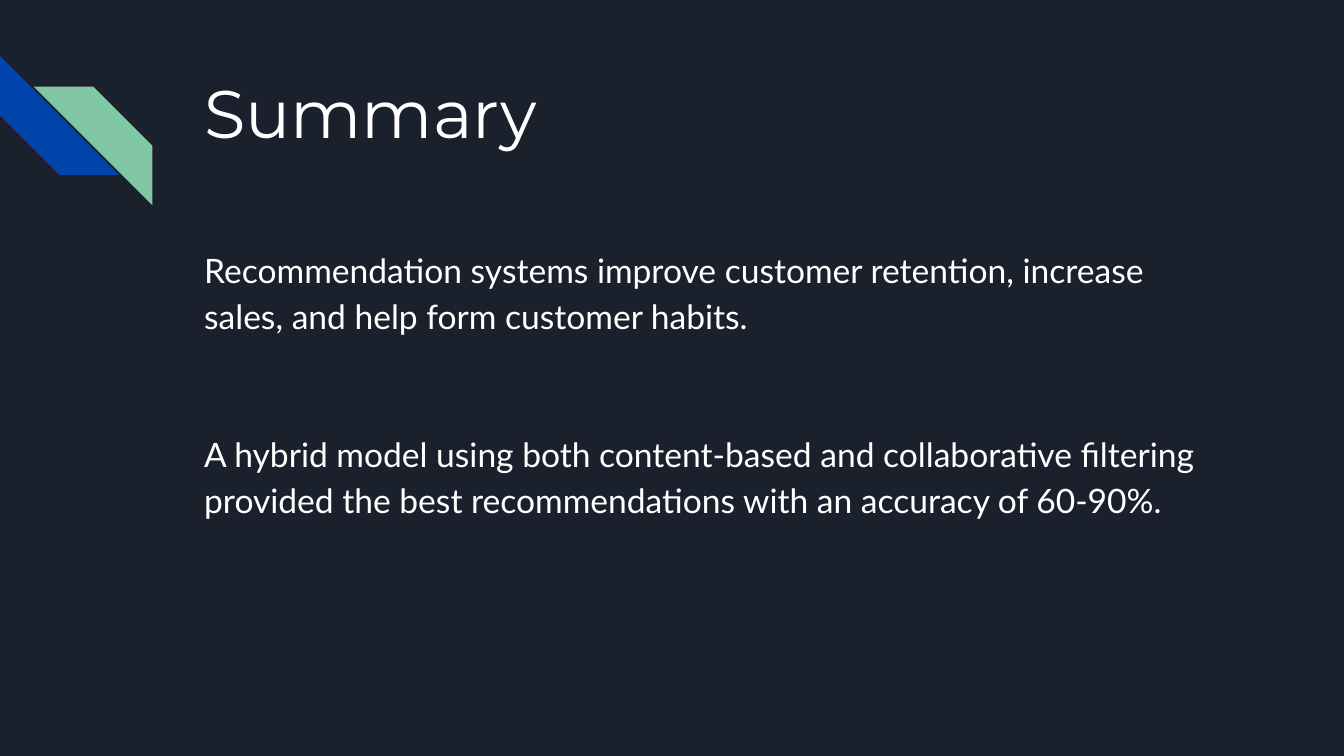
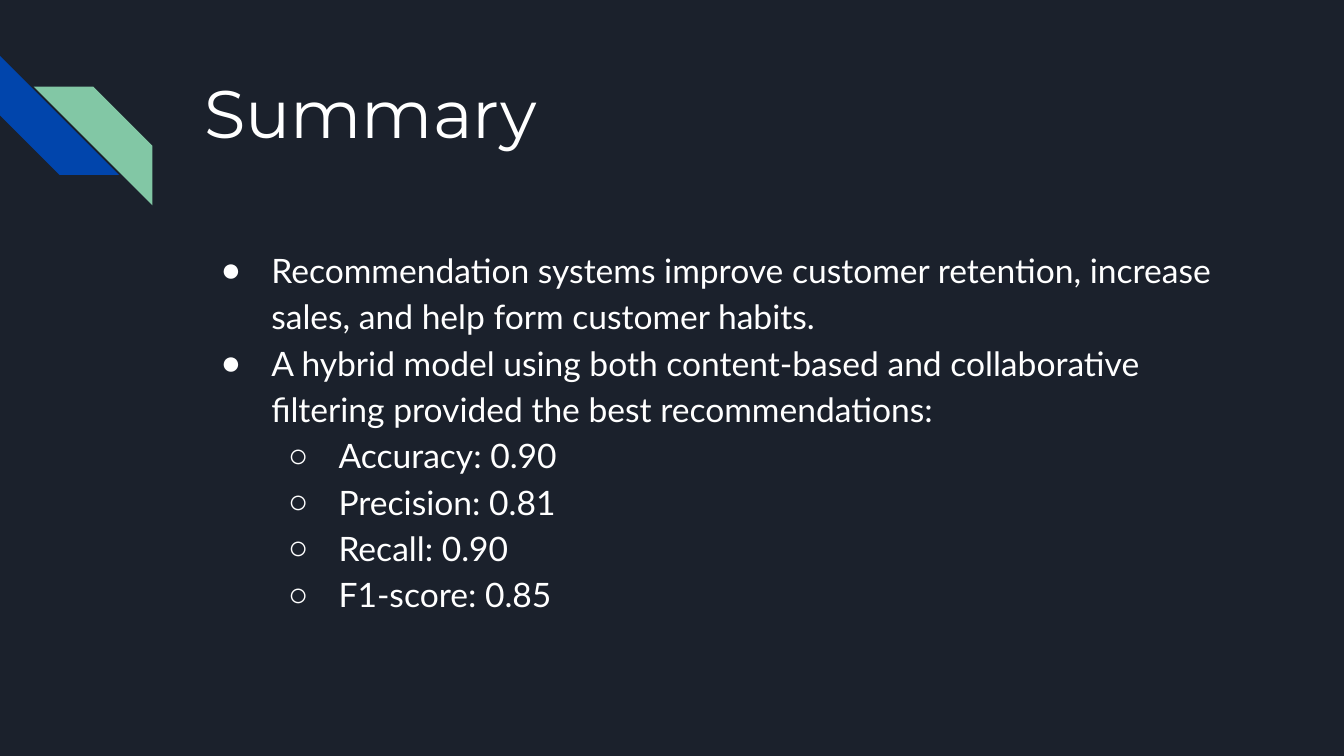
Before and after one commit to JasonCaldwellMBA/Grocery_Recommender, a slide deck: slide 19 of Grocery Recommendation System - Executive Presentation.pptx (slide 14 before the commit). Drawn at 1344x756 pixels with LibreOffice and Linux fonts; fonts in the diff are those of the drawing. Boxes give left, top, right and bottom in pixels: in the first picture for what was removed or moved away, otherwise in the second. Text is boxed around its words. In the diff, an @@ line names an element or a change of style, - is before the commit and + after.

Commit message:
Update project and report based off meeting feedback

```diff
--- a/Grocery Recommendation System - Executive Presentation.pptx
+++ b/Grocery Recommendation System - Executive Presentation.pptx
@@ text at (271,258,1211,335): bullet none to ● @@
@@ text at (271,351,1139,608): text changed @@
-A hybrid model using both content-based and collaborative filtering provided the best recommendations with an accuracy of 60-90%.
+● A hybrid model using both content-based and collaborative filtering provided the best recommendations:
+  ○ Accuracy: 0.90
+  ○ Precision: 0.81
+  ○ Recall: 0.90
+  ○ F1-score: 0.85
```
Also in this commit, not shown: 8 other slides changed, 5 slides added, 1 other file.
